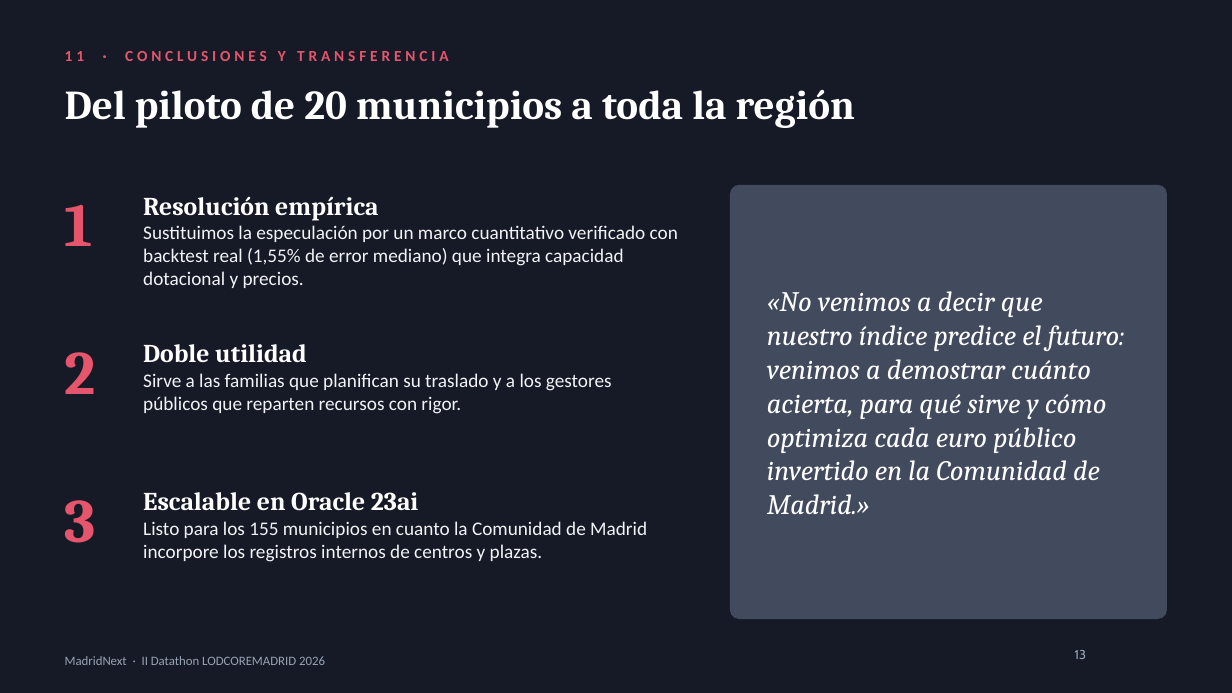
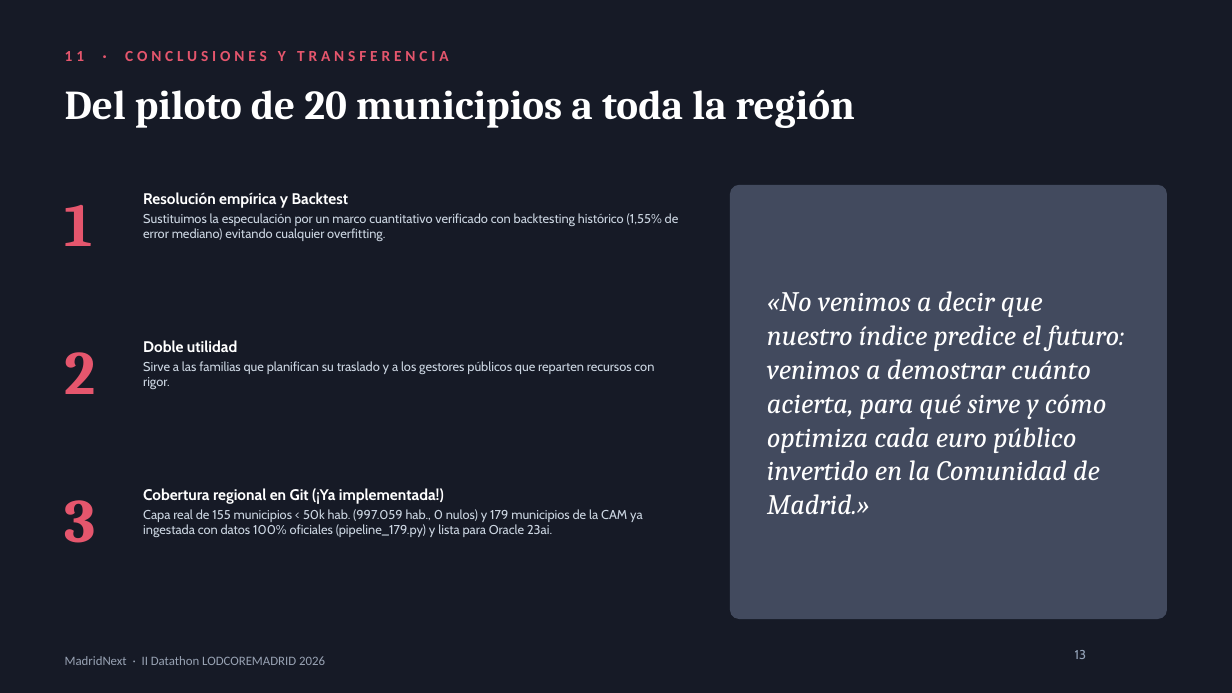
Before and after one commit to AlejandroCuntin/DatathonLodCoreMadrid, a slide deck: slide 13 of presentacion_datathon_oficial.pptx. Drawn at 1232x693 pixels with LibreOffice and Linux fonts; fonts in the diff are those of the drawing. Boxes give left, top, right and bottom in pixels: in the first picture for what was removed or moved away, otherwise in the second. Text is boxed around its words. In the diff, an @@ line names an element or a change of style, - is before the commit and + after.

Commit message:
docs(presentacion): destaca backtesting historico, control de overfitting y cobertura 155/179 municipios

```diff
--- a/presentacion_datathon_oficial.pptx
+++ b/presentacion_datathon_oficial.pptx
@@ text at (143, 192, 679, 241): text changed; size 15 to 10 pt; font Calibri to Cabin; text colour #F1F3F6 to #CBD5E1 @@
-Resolución empírica
-Sustituimos la especulación por un marco cuantitativo verificado con backtest real (1,55% de error mediano) que integra capacidad dotacional y precios.
+Resolución empírica y Backtest
+Sustituimos la especulación por un marco cuantitativo verificado con backtesting histórico (1,55% de error mediano) evitando cualquier overfitting.
@@ text "Doble utilidad" at (143, 340, 654, 389): size 20 to 12 pt, font Cambria to Cabin in "Doble utilidad"; size 15 to 10 pt, font Calibri to Cabin, text colour #F1F3F6 to #CBD5E1 in "Sirve a las familias que planifican su ..."; more space between paragraphs @@
@@ text at (143, 488, 643, 537): text changed; size 15 to 10 pt; font Calibri to Cabin; text colour #F1F3F6 to #CBD5E1 @@
-Escalable en Oracle 23ai
-Listo para los 155 municipios en cuanto la Comunidad de Madrid incorpore los registros internos de centros y plazas.
+Cobertura regional en Git (¡Ya implementada!)
+Capa real de 155 municipios < 50k hab. (997.059 hab., 0 nulos) y 179 municipios de la CAM ya ingestada con datos 100% oficiales (pipeline_179.py) y lista para Oracle 23ai.
```
Also in this commit, not shown: 5 other slides changed, 1 other file.
